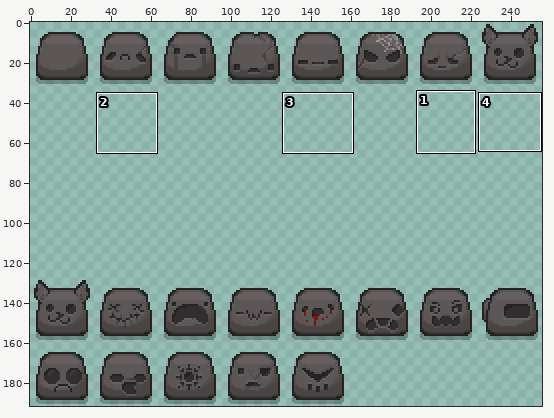
Two states of a sprite sheet, resources/gfx/monsters/stoner/stoner.png. Above, an overview of the earlier version with the close-up marked.
Close-up. Earlier state:
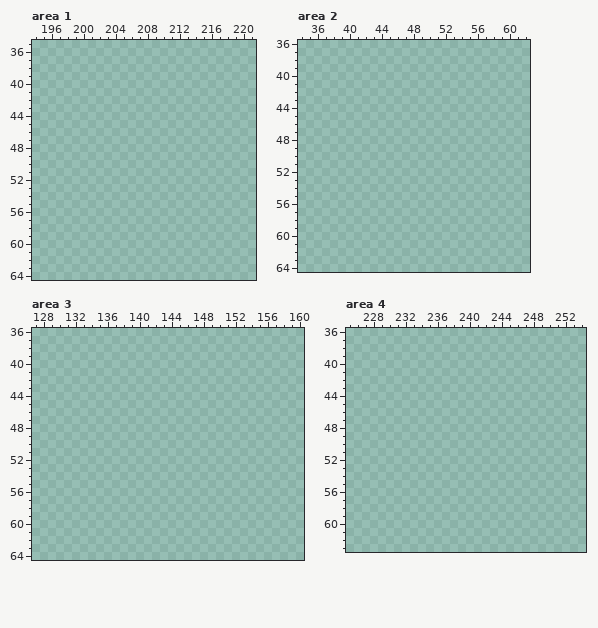
The file is 256x192 pixels. Colours within 5 levels of each other are drawn and written as one. Shown: area 1: x 194..221, y 35..64; area 2: x 34..62, y 36..64; area 3: x 127..160, y 36..64; area 4: x 225..254, y 36..63. The commit also changed other parts of the picture, which this record leaves out.
Palette (. is transparent): 
The same view after the edit:
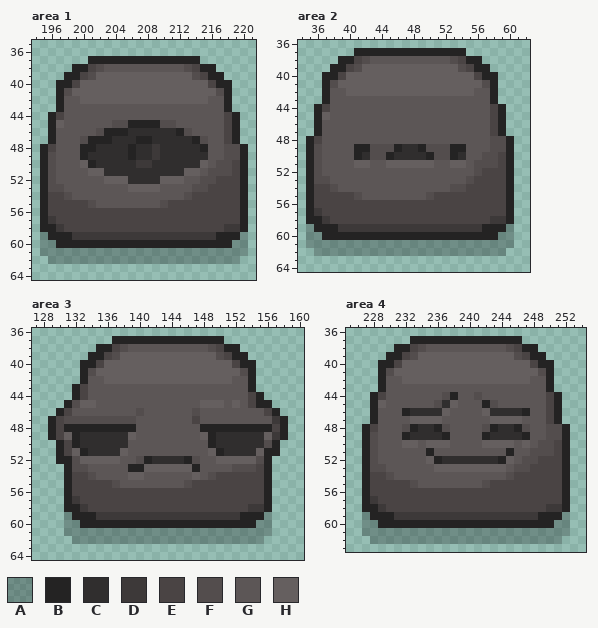
Colours new in this view: A #00000040  B #242323  C #302e2e  D #3d3939  E #4a4444  F #534d4d  G #5c5656  H #655f5f
The exact change:
Changed rows in their new state; - is an unchanged pixel.
Area 1:
first column x 195:
37 ------BBBBBBBBBBBBBB------
38 ----BBEFGGGGGGGGGGFEBB----
39 ---BBEFHHHHHHHHHHHHFEBB---
40 --BBEHHHHHHHHHHHHHHHHEBB--
41 --BFHHHHHHHHHHHHHHHHHHFB--
42 --BGGHHHHHHHHHHHHHHHHGGB--
43 --BGGGGGGGGGGGGGGGGGGGGB--
44 -BEGGGGGGGGGGGGGGGGGGGGEB-
45 -BHGGGGGGFFBBBBFFGGGGGGEB-
46 -BGGGGGFBBBCCCCCCBFGGGGEB-
47 -BGGGFBBBCCCBBCCCCCBFGGEB-
48 BEGGGBBCCCCBCCDCCCCCBGGFFB
49 BFGGGBCCCCCBCCDCCCCCCGGFFB
50 BFGGGHBCCCCCDDCCCCCCHGFFEB
51 BFGGGGHHCCCCCCCCCCHHGFFFEB
52 BFGGGGGGHHHCCCCHHHGGFFEEEB
53 BFFGGGGGGGGHHHHGGGGFFEEEEB
54 BEEFGGGGGGGGGGGGGGFEEEEEEB
55 BEEEEEFGGGGGGGGFEEEEEEEEEB
56 BEEEEEEEEEEEEEEEEEEEEEEEEB
57 BDEEEEEEEEEEEEEEEEEEEEEEEB
58 BBDEEEEEEEEEEEEEEEEEEEEDDB
59 ABBBDDDDDDDDDDDDDDDDDDBBBA
60 AABBBBBBBBBBBBBBBBBBBBBBAA
61 AAAAAAAAAAAAAAAAAAAAAAAAAA
62 -AAAAAAAAAAAAAAAAAAAAAAAA-
Area 2:
first column x 35:
37 ------BBBBBBBBBBBBBB------
38 ----BBEFGGGGGGGGGGFEBB----
39 ---BBEFHHHHHHHHHHHHFEBB---
40 --BBEHHHHHHHHHHHHHHHHEBB--
41 --BFHHHHHHHHHHHHHHHHHHFB--
42 --BGGHHHHHHHHHHHHHHHHGGB--
43 --BGGGGGGGGGGGGGGGGGGGGB--
44 -BEGGGGGGGGGGGGGGGGGGGGEB-
45 -BHGGGGGGGGGGGGGGGGGGGGEB-
46 -BGGGGGGGGGGGGGGGGGGGGGEB-
47 -BGGGGGGGGGGGGGGGGGGGGGEB-
48 BEGGGGGGGGGGGGGGGGGGGGGFFB
49 BFGGGGBBFFFBCCBFFFBBGGGFFB
50 BFGGGGBCFFBCCCCBFFBCGGFFEB
51 BFGGGGHHGGHHHHHHGGHHGFFFEB
52 BFGGGGGGGGGGGGGGGGGGGFEEEB
53 BFFGGGGGGGGGGGGGGGGGFEEEEB
54 BEEFGGGGGGGGGGGGGGFFEEEEEB
55 BEEEEEFGGGGGGGGFEEEEEEEEEB
56 BEEEEEEEEEEEEEEEEEEEEEEEEB
57 BDEEEEEEEEEEEEEEEEEEEEEEEB
58 BBDEEEEEEEEEEEEEEEEEEEEDDB
59 ABBBDDDDDDDDDDDDDDDDDDBBBA
60 AABBBBBBBBBBBBBBBBBBBBBBAA
61 AAAAAAAAAAAAAAAAAAAAAAAAAA
62 -AAAAAAAAAAAAAAAAAAAAAAAA-
Area 3:
first column x 129:
37 --------BBBBBBBBBBBBBB--------
38 ------BBEFGGGGGGGGGGFEBB------
39 -----BBEFHHHHHHHHHHHHFEBB-----
40 ----BBEHHHHHHHHHHHHHHHHEBB----
41 ----BFHHHHHHHHHHHHHHHHHHFB----
42 ----BGGHHHHHHHHHHHHHHHHGGB----
43 ---BEGGGGGGGGGGGGGGGGGGGGB----
44 ---BEGGGGGGGGGGGGGGGGGGGGEB---
45 --BFHHGGGGGGGGGGGGGHHHGHGEBB--
46 -BEGGGGGGGGFGGGGGGFGGGGGGGGEB-
47 BEFFFFFFFFFGGGGGGGEGGGGGGGGGDB
48 BEBBBBBBBBBGGGGGGGGBBBBBBBBBEB
49 BEHBCCCCCCHGGGGGGGGHBCCCCCCHDB
50 -BEBCCCCCCGGGGGGGGGGBCCCCCCFB-
51 -BEHBCCCCHGGGGGGGGGGHBCCCCHBB-
52 -BBFHHHHHGGFBCCCCBFGGHHHHHFB--
53 --BFFGGGGGBBHHHHHHBGGGGFFFEB--
54 --BEEFGGGGHHGGGGGGHGFEEEEEEB--
55 --BEEEEEFGGGGGGGGFEEEEEEEEEB--
56 --BEEEEEEEEEEEEEEEEEEEEEEEEB--
57 --BDEEEEEEEEEEEEEEEEEEEEEEEB--
58 --BBDEEEEEEEEEEEEEEEEEEEEDDB--
59 --ABBBDDDDDDDDDDDDDDDDDDBBBA--
60 --AABBBBBBBBBBBBBBBBBBBBBBAA--
61 --AAAAAAAAAAAAAAAAAAAAAAAAAA--
62 ---AAAAAAAAAAAAAAAAAAAAAAAA---
Area 4:
first column x 227:
37 ------BBBBBBBBBBBBBB------
38 ----BBEFGGGGGGGGGGFEBB----
39 ---BBEFHHHHHHHHHHHHFEBB---
40 --BBEHHHHHHHHHHHHHHHHEBB--
41 --BFHHHHHHHHHHHHHHHHHHFB--
42 --BGGHHHHHHHHHHHHHHHHGGB--
43 --BGGGGGGGGGGGGGGGGGGGGB--
44 -BEGGGGGGGFBGGFGGGGGGGGEB-
45 -BHGGGGGGFCHGGGBFGGGGGGEB-
46 -BGGGBCCCCHGGGGHCCCCBGGEB-
47 -BGGGGHHHHGGGGGGHHHHGGGEB-
48 BEGGGFBCCBFGGGGFBCCBFGGFFB
49 BFGGGBCCCCBGGGGBCCCCBGGFFB
50 BFGGGHHGHHHGGGGHHHHGHGFFEB
51 BFGGGGGGBGGGGGGGGGBGGFFFEB
52 BFGGGGGGHBCCCCCCCBHGFFEEEB
53 BFFGGGGGGHHHHHHHHHGFFEEEEB
54 BEEFGGGGGGGGGGGGGGFEEEEEEB
55 BEEEEEFGGGGGGGGFEEEEEEEEEB
56 BEEEEEEEEEEEEEEEEEEEEEEEEB
57 BDEEEEEEEEEEEEEEEEEEEEEEEB
58 BBDEEEEEEEEEEEEEEEEEEEEDDB
59 ABBBDDDDDDDDDDDDDDDDDDBBBA
60 AABBBBBBBBBBBBBBBBBBBBBBAA
61 AAAAAAAAAAAAAAAAAAAAAAAAAA
62 -AAAAAAAAAAAAAAAAAAAAAAAA-
Changed places in both close-ups, as pixel boxes (x1, y1, x2, y2):
added: (40, 56, 248, 264)
added: (306, 48, 514, 256)
added: (48, 336, 288, 544)
added: (362, 336, 570, 544)
